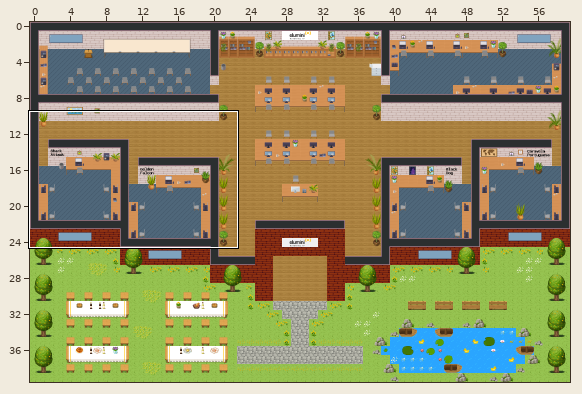
Two versions of a level (Tiled map (JSON), maps/map.tmj). Above: a wide view before the commit, with the close-up outlined.
Close-up. Before:
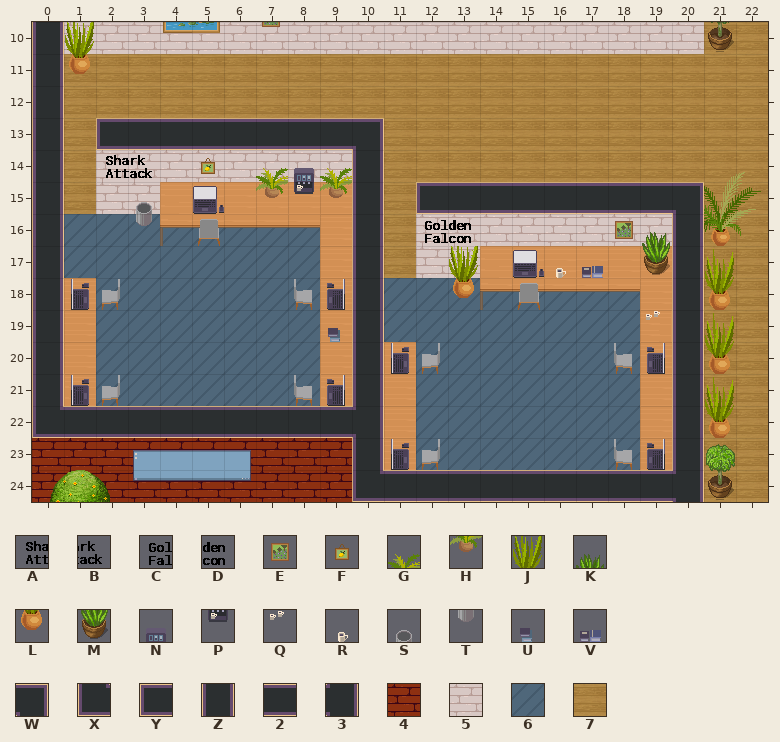
Cells are 32x32 px. Shown: x 0..22, y 10..24. The commit also changed other parts of the map, which this record leaves out.
Key: from "Nomes": A 0, B 1, C 2, D 3; from "WA_Decoration": E 5, F 28, G 58, H 70, J 76, K 79, L 88, M 91; from "WA_Miscellaneous": N 46, P 56, Q 58, R 59, S 61, T 71, U 73, V 74; from "WA_Room_Builder": W 29, X 53, Y 58, Z 102, 2 104, 3 158, 4 285, 5 310, 6 360, 7 380.
_ is an empty cell, # one hidden under a higher layer.
Layers that did not change in this view are not listed.
Layer "floor" before, first column x 0:
10 #####################77
11 #7777777777777777777777
12 #7777777777777777777777
13 #7#########777777777777
14 #7#########777777777777
15 #7#########7#########77
16 #66666666##7#########77
17 #66666666##7#########77
18 ##6666666##66666666##77
19 ##6666666##66666666##77
20 ##6666666###6666666##77
21 ##6666666###6666666##77
22 ############6666666##77
23 ############6666666##77
24 #####################77
Layer "Paredes" before, first column x 0:
10 Z55555555555555555555__
11 Z______________________
12 Z______________________
13 Z_Y2222222W____________
14 Z_55555555Z____________
15 Z_55######Z_Y2222222W__
16 Z_________Z_55555555Z__
17 Z_________Z_55######Z__
18 Z_________Z_________Z__
19 Z_________Z_________Z__
20 Z_________Z_________Z__
21 Z_________Z_________Z__
22 X2222222223_________Z__
23 4444444444Z_________Z__
24 4444444444X2222222223__
Layer "Sala Shark Decoracao" before, first column x 0:
10 _______________________
11 _______________________
12 _______________________
13 _______________________
14 __AB_F_GNG_____________
15 ___S___HPH_____________
16 ___T________CD_________
17 _______________________
18 _______________________
19 _________U_____________
20 _______________________
21 _______________________
22 _______________________
23 _______________________
24 _______________________
Layer "Sala Golden Decoracao" before, first column x 0:
10 _______________________
11 _______________________
12 _______________________
13 _______________________
14 _______________________
15 _______________________
16 __________________EK___
17 _____________J__RV_M___
18 _____________L_________
19 ___________________Q___
20 _______________________
21 _______________________
22 _______________________
23 _______________________
24 _______________________
After:
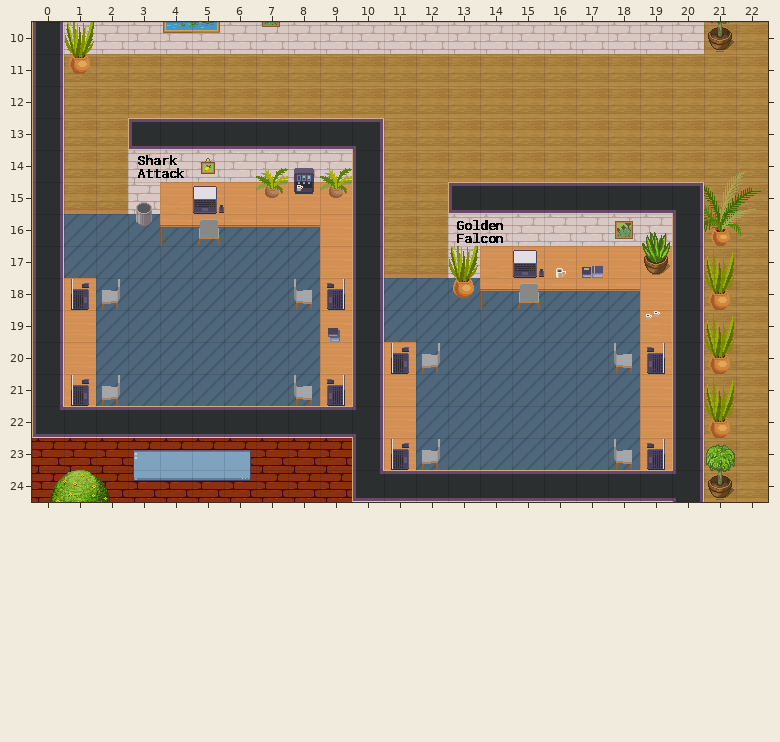
Change:
Layer "floor":
Tile 7 is added in rows 14 to 15 at x 2; in rows 16 to 17 at x 12.
Layer "Paredes":
Tile Y replaces tile 2 in row 13 at x 3; in row 15 at x 13.
The edit erases tile 5 in rows 14 to 15 at x 2; in rows 16 to 17 at x 12.
The edit erases tile Y in row 13 at x 2; in row 15 at x 12.
Layer "Sala Shark Decoracao":
Tile A replaces tile B in row 14 at x 3.
Tile B is added in row 14 at x 4.
The edit erases tile A in row 14 at x 2.
The edit erases tile C in row 16 at x 12.
The edit erases tile D in row 16 at x 13.
Layer "Sala Golden Decoracao":
Tile C is added in row 16 at x 13.
Tile D is added in row 16 at x 14.
